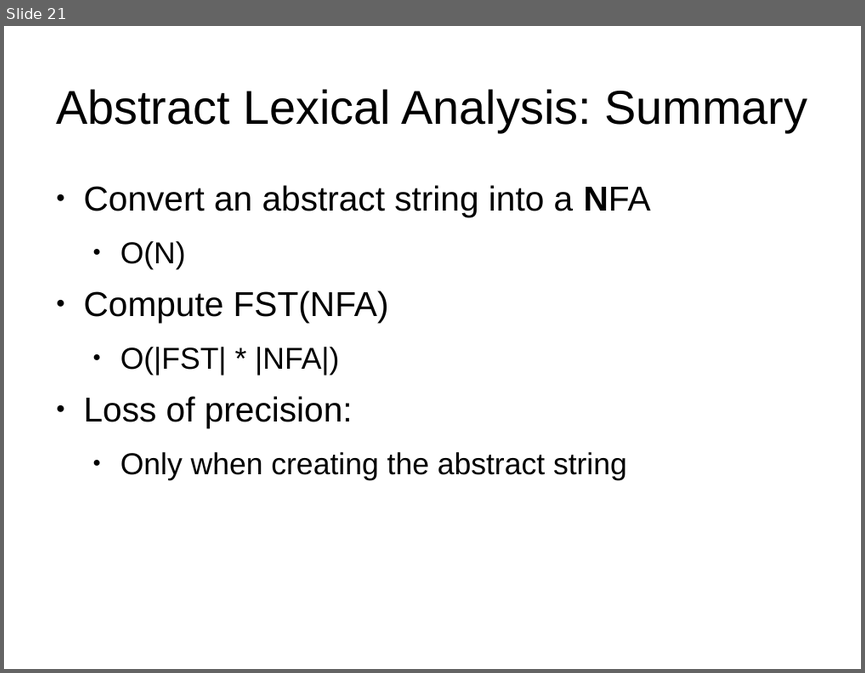
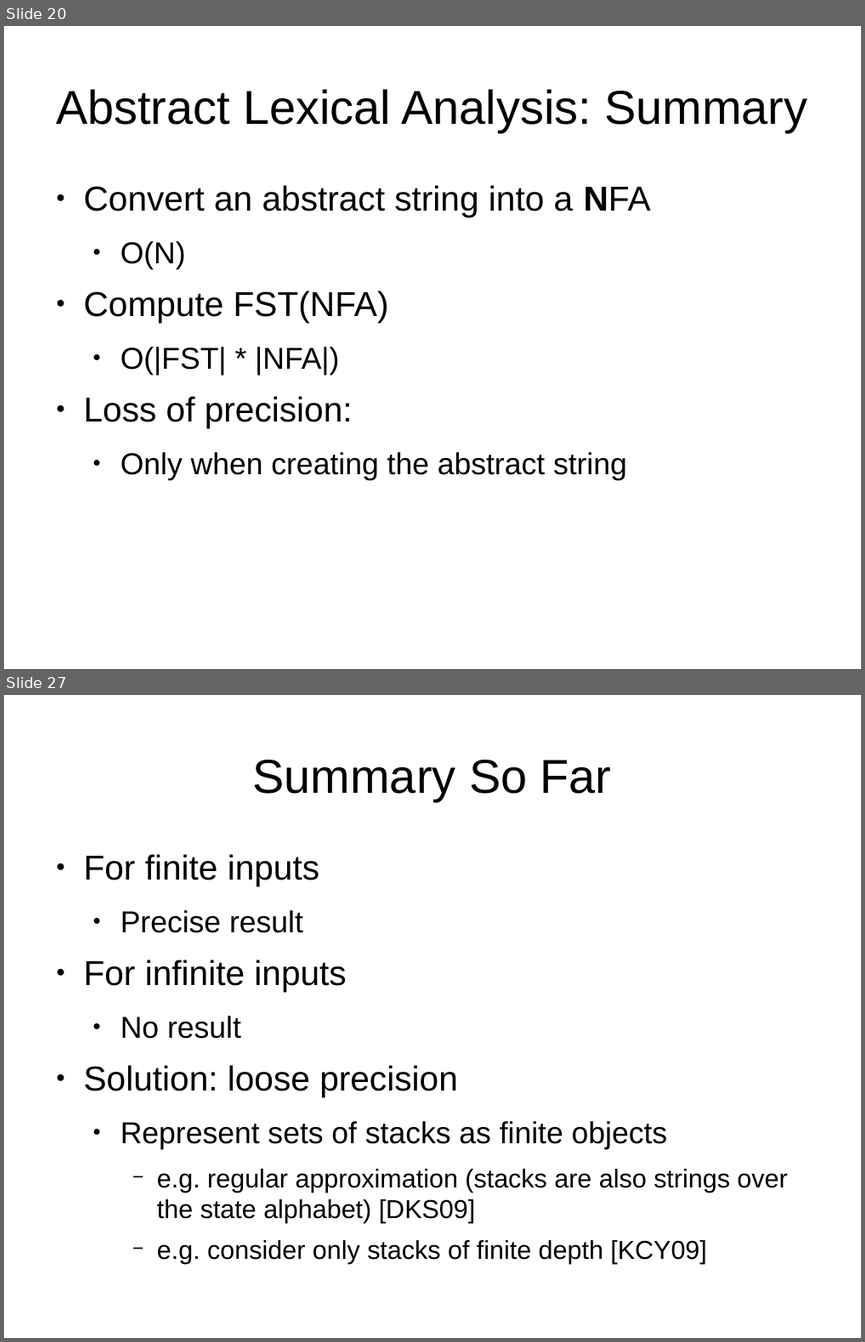
Before and after one commit to abreslav-from-google-code/abreslav, a slide deck: work/PL_Seminar/breslav_abstract_parsing.odp. Shown one above the other, each under a label of ours: slide 21 before the commit, slides 20 and 27 after it; the slides between them are not shown. The pictures are 865x673 and 865x1342 pixels, drawn with LibreOffice and Linux fonts; fonts in the diff are those of the drawing. Boxes give left, top, right and bottom in pixels: in the first picture for what was removed or moved away, otherwise in the second. Text is boxed around its words. In the diff, an @@ line names an element or a change of style, - is before the commit and + after.

```diff
--- a/work/PL_Seminar/breslav_abstract_parsing.odp
+++ b/work/PL_Seminar/breslav_abstract_parsing.odp
@@ slide 27 added at box(4, 695, 861, 1338), background #FFFFFF @@
@@ title added at box(253, 760, 612, 801), 44 pt, text #000000 @@
+Summary So Far
@@ text added at box(84, 854, 787, 1263), 24 pt, text #000000 @@
+● For finite inputs
+  ● Precise result
+● For infinite inputs
+  ● No result
+● Solution: loose precision
+  ● Represent sets of stacks as finite objects
+    − e.g. regular approximation (stacks are also strings over the state alphabet) [DKS09]
+    − e.g. consider only stacks of finite depth [KCY09]
@@ what was slide 21 is now slide 20 @@
```
Also in this commit, not shown: 14 slides changed, 13 other slides added, 2 slides removed.
